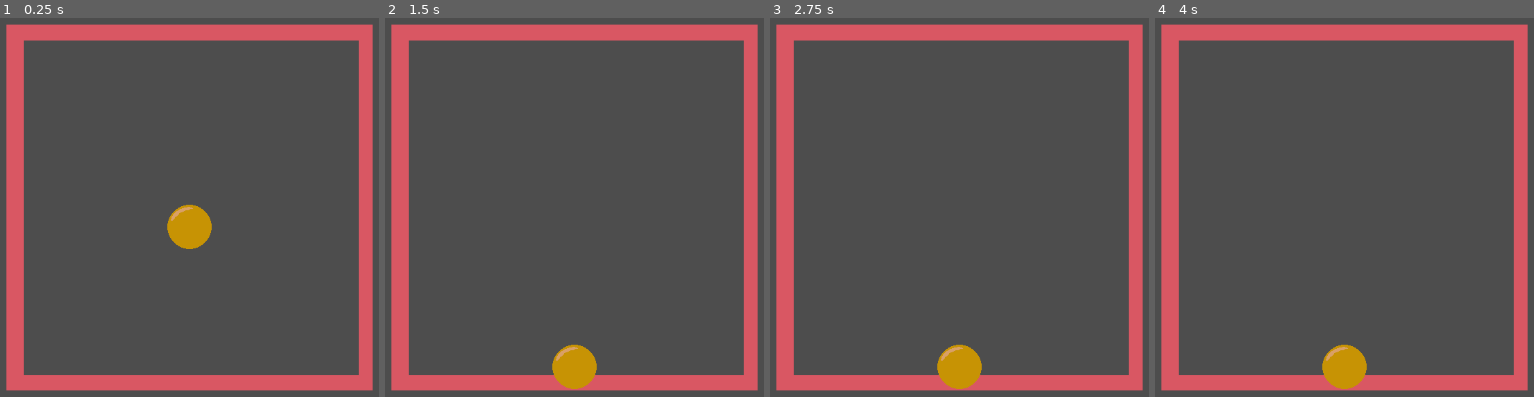
Above: before the commit, frames 1-4 (left to right).
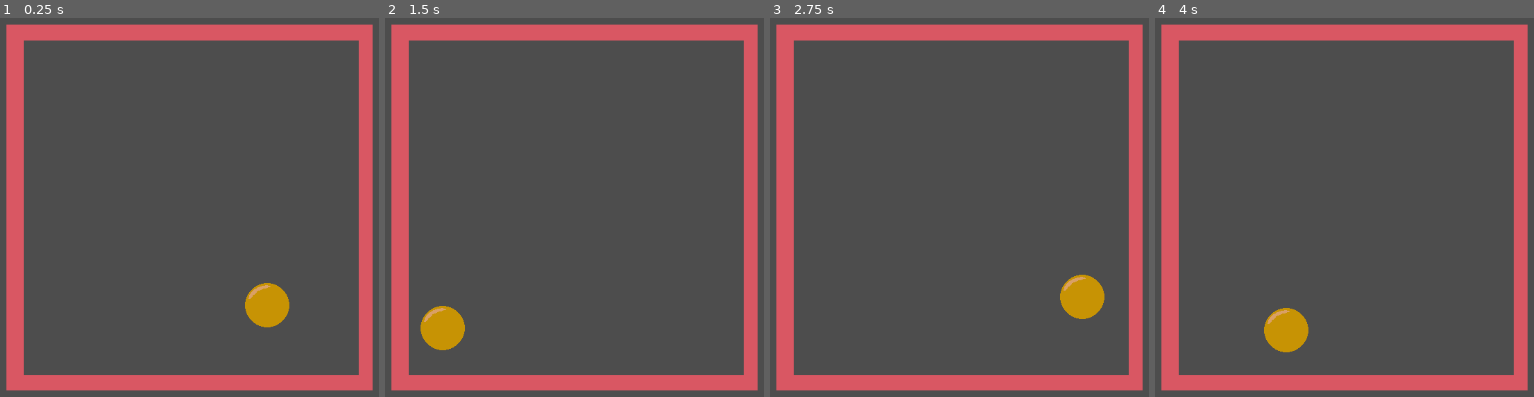
Above: after the commit, the same moments.

Repository: maxthemusicnerd/mrbouncy
Game: Godot game, scene res://scenes/manager/game_manager.tscn
Same seed, same stepped clock (60 frames per second), same inputs: the game is played once before the commit and once after it.
Inputs:
- Up to frame 1 (0.25 s): no input
- Up to frame 2 (1.5 s): no input
- Up to frame 3 (2.75 s): no input
- Up to frame 4 (4 s): no input

The runs differ from the first frame. In frame 1, 2.2% of the frame differs, in the area x 44-77%, y 49-82%; in frame 2, 2.2%; in frame 3, 2.2%; in frame 4, 2.2%.

Commit message:
Bounce ball

Diff:
--- a/scenes/manager/game_manager.tscn
+++ b/scenes/manager/game_manager.tscn
@@ -1,9 +1,8 @@
-[gd_scene load_steps=5 format=3 uid="uid://d16h64ewml8wq"]
+[gd_scene load_steps=4 format=3 uid="uid://d16h64ewml8wq"]
 
 [ext_resource type="Script" uid="uid://4qijgr0yo5s1" path="res://scripts/game_manager.gd" id="1_l52tp"]
 [ext_resource type="PackedScene" uid="uid://fgb1p1cglvl5" path="res://scenes/box.tscn" id="2_gehpc"]
 [ext_resource type="PackedScene" uid="uid://cfk8b5jp2yg1x" path="res://scenes/bouncy_ball.tscn" id="3_y757v"]
-[ext_resource type="Script" uid="uid://dued3a35klh3j" path="res://scripts/bouncy_ball.gd" id="4_0kf65"]
 
 [node name="GameManager" type="Node2D"]
 script = ExtResource("1_l52tp")
@@ -11,7 +10,5 @@
 [node name="StaticBody2D" parent="." instance=ExtResource("2_gehpc")]
 
 [node name="BouncyBall" parent="." instance=ExtResource("3_y757v")]
-script = ExtResource("4_0kf65")
-gravity = null
 
 [node name="Camera2D" type="Camera2D" parent="."]
--- a/scripts/bouncy_ball.gd
+++ b/scripts/bouncy_ball.gd
@@ -1,7 +1,10 @@
 extends RigidBody2D
 
 @export var gravity: int = 100
-var velocity = Vector2(250, 250)
+var velocity = Vector2(450, 450)
 
 func _physics_process(delta: float) -> void:
-	pass
+	var collision_info = move_and_collide(velocity * delta)
+	if collision_info:
+		var collision_position = collision_info.get_position()
+		velocity = velocity.bounce(collision_info.get_normal())
--- a/scripts/notes.gd
+++ b/scripts/notes.gd
@@ -8,11 +8,11 @@
 ]
 
 const CHORD_TYPES {
-    "major" : [0,4,7],
-    "minor" : [0,3,7],
-    "7" : [0,4,7,10],
-    "maj7" : [0,4,7,11],
-    "min7" : [0,3,7,10]
+	"major" : [0,4,7],
+	"minor" : [0,3,7],
+	"7" : [0,4,7,10],
+	"maj7" : [0,4,7,11],
+	"min7" : [0,3,7,10]
 }
 
 #rearranges notes starting from a new tone.
@@ -33,9 +33,9 @@
 
 
 func generate_chord(note_center, chord_type):
-    var relative_array = rearrange_notes(note_center)
-    var pattern = CHORD_TYPES[chord_type]
-    var final_notes = []
-    for index in pattern:
-        final_notes.append(relative_array[index])
-    return final_notes
+	var relative_array = rearrange_notes(note_center)
+	var pattern = CHORD_TYPES[chord_type]
+	var final_notes = []
+	for index in pattern:
+		final_notes.append(relative_array[index])
+	return final_notes
